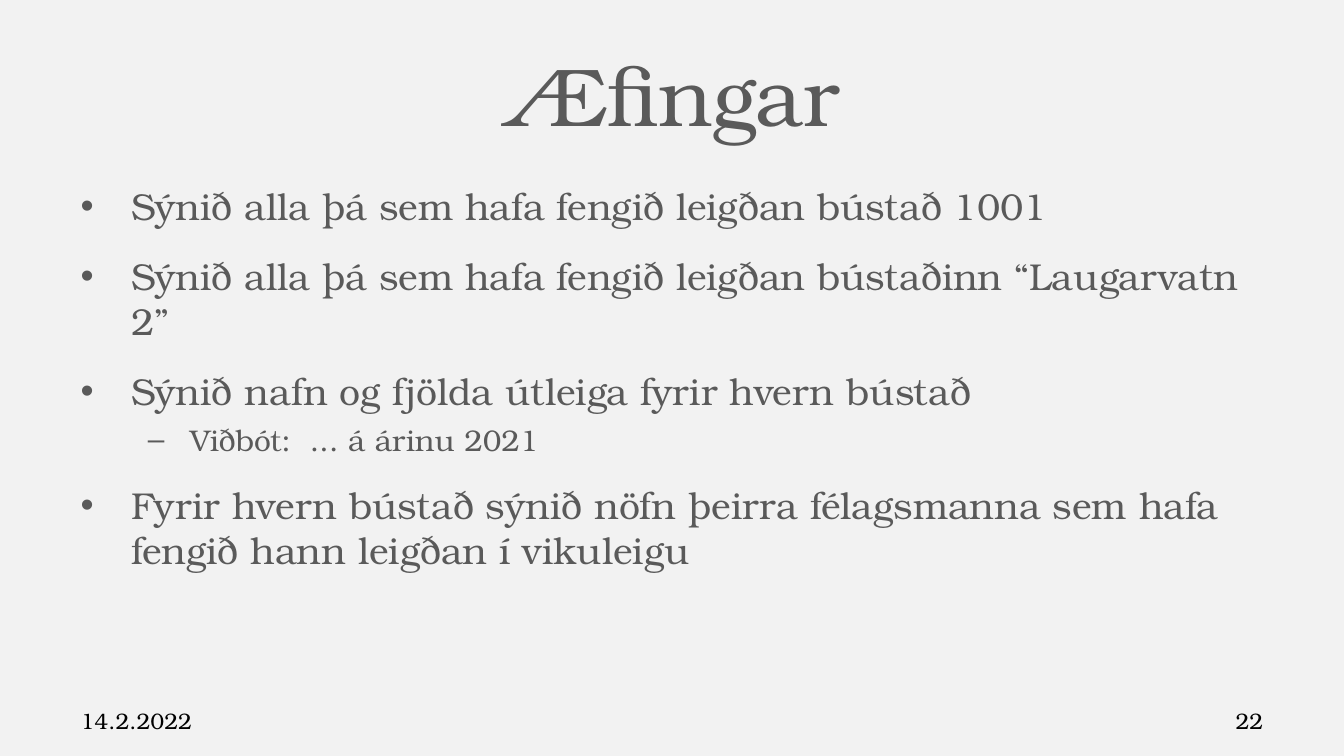
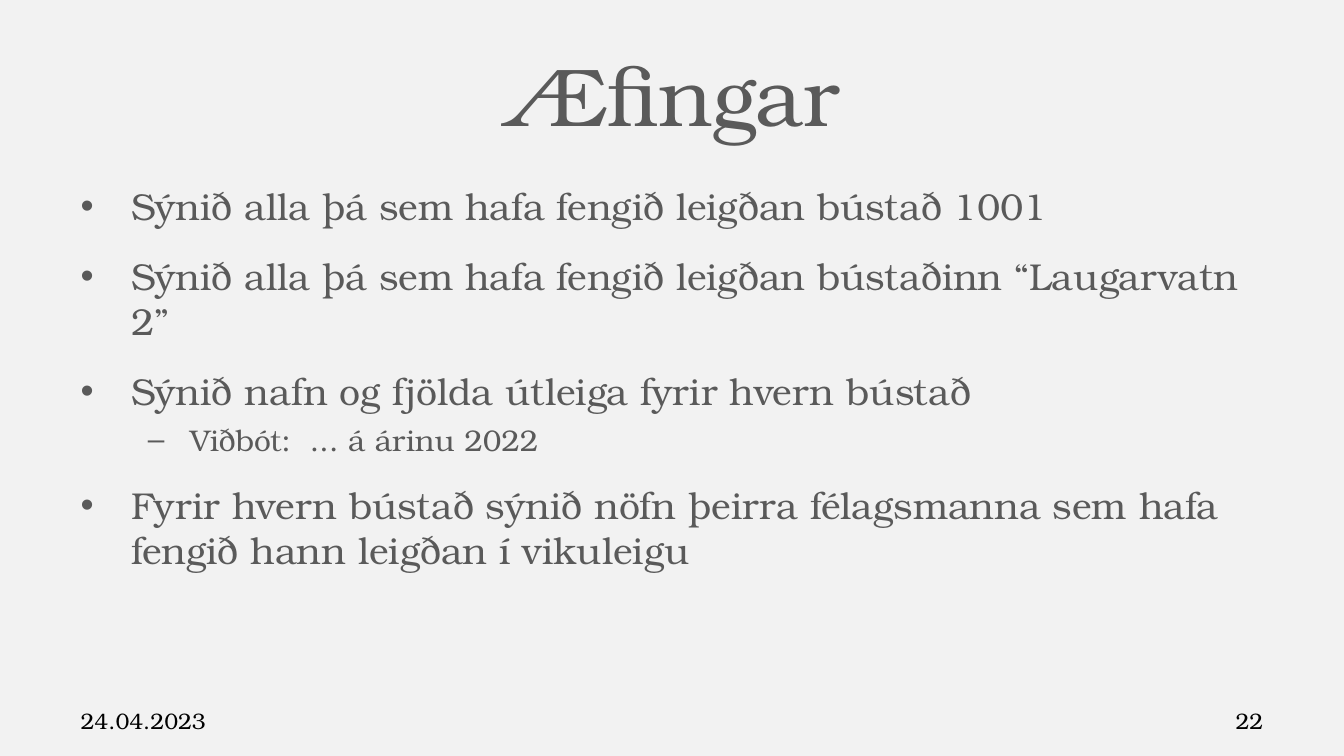
Before and after one commit to Hjalmtyr/SQL2, a slide deck: slide 22 of SQL-II.pptx. Drawn at 1344x756 pixels with LibreOffice and Linux fonts; fonts in the diff are those of the drawing; background and template pictures are left out. Boxes give left, top, right and bottom in pixels: in the first picture for what was removed or moved away, otherwise in the second. Text is boxed around its words. In the diff, an @@ line names an element or a change of style, - is before the commit and + after.

```diff
--- a/SQL-II.pptx
+++ b/SQL-II.pptx
@@ text at (190,428,538,452): text changed @@
-  – Viðbót: ... á árinu 2021
+  – Viðbót: ... á árinu 2022
@@ text at (81,713,206,730): text changed @@
-14.2.2022
+24.04.2023
```
Also in this commit, not shown: 81 other slides changed, 11 other files.
